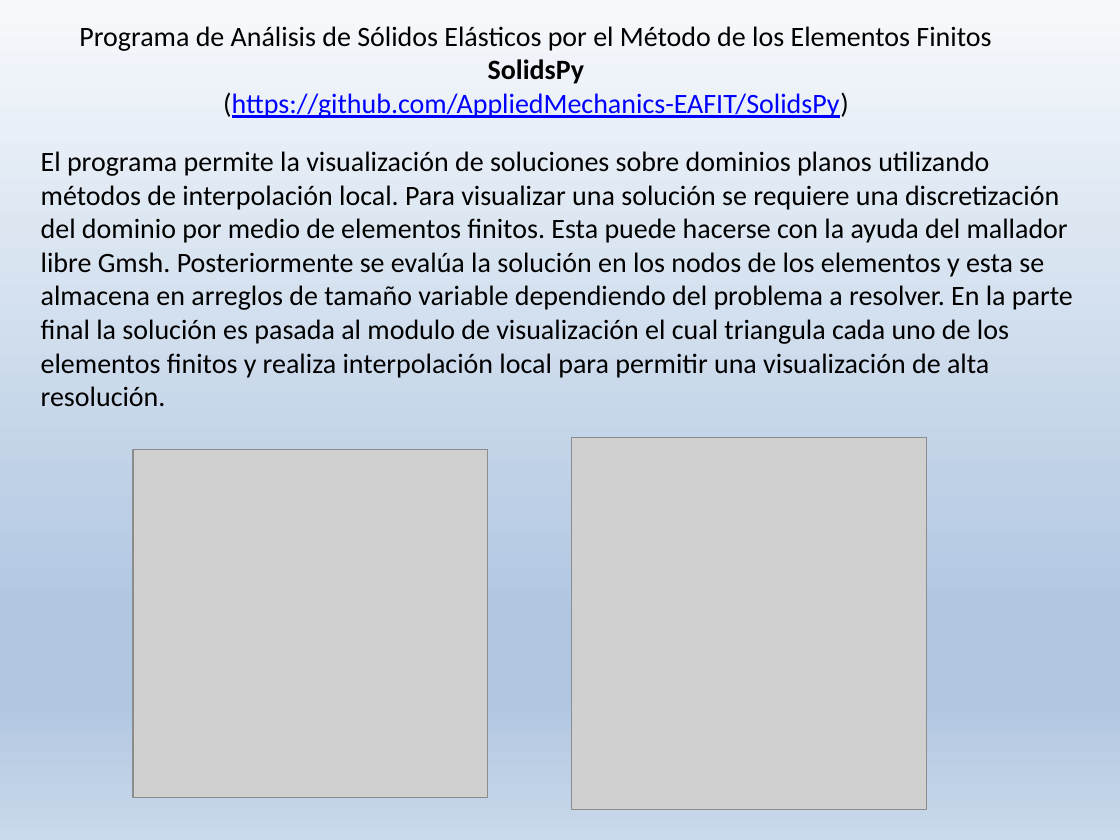
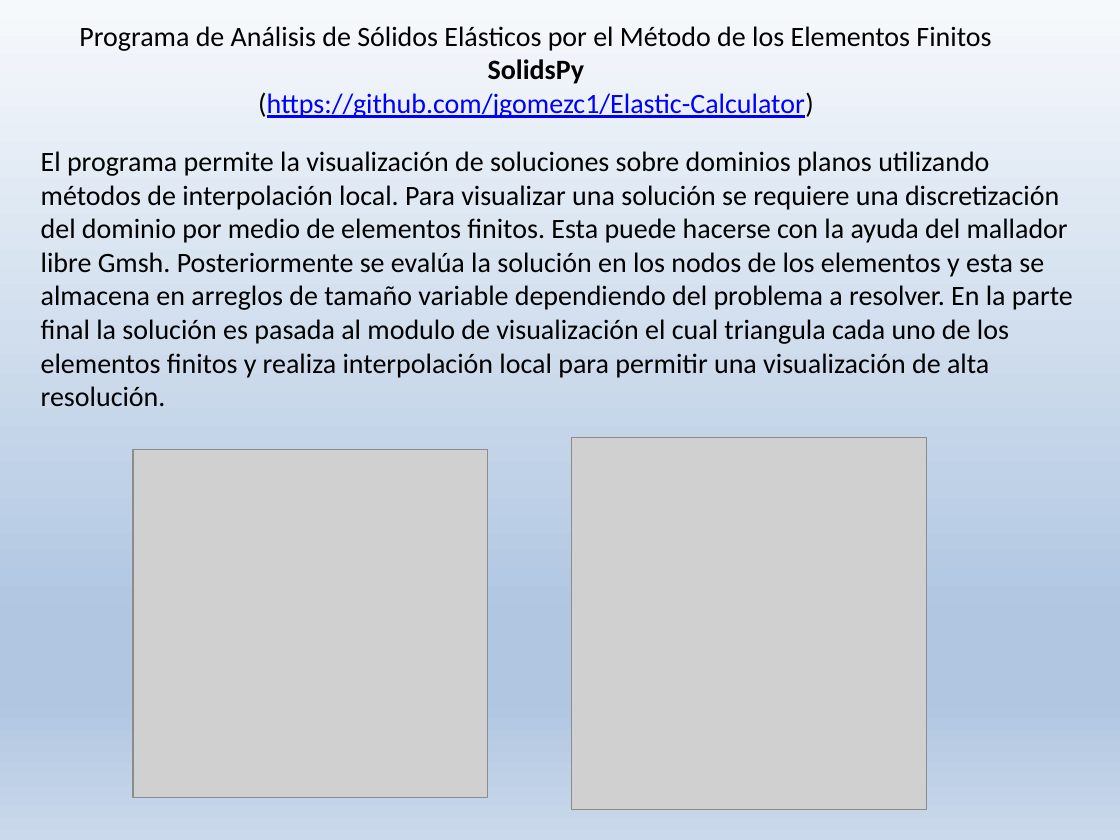
Before and after one commit to jgomezc1/Elastic-Calculator, a slide deck: slide 2 of docs/CALCULATOR-MANUAL.pptx. Drawn at 1120x840 pixels with LibreOffice and Linux fonts; fonts in the diff are those of the drawing; grey boxes stand for pictures. Boxes give left, top, right and bottom in pixels: in the first picture for what was removed or moved away, otherwise in the second. Text is boxed around its words. In the diff, an @@ line names an element or a change of style, - is before the commit and + after.

Commit message:
Fixed link on github

```diff
--- a/docs/CALCULATOR-MANUAL.pptx
+++ b/docs/CALCULATOR-MANUAL.pptx
@@ text at [258, 92, 814, 118]: text changed @@
-(https://github.com/AppliedMechanics-EAFIT/SolidsPy)
+(https://github.com/jgomezc1/Elastic-Calculator)
```
Also in this commit, not shown: 3 other files.
